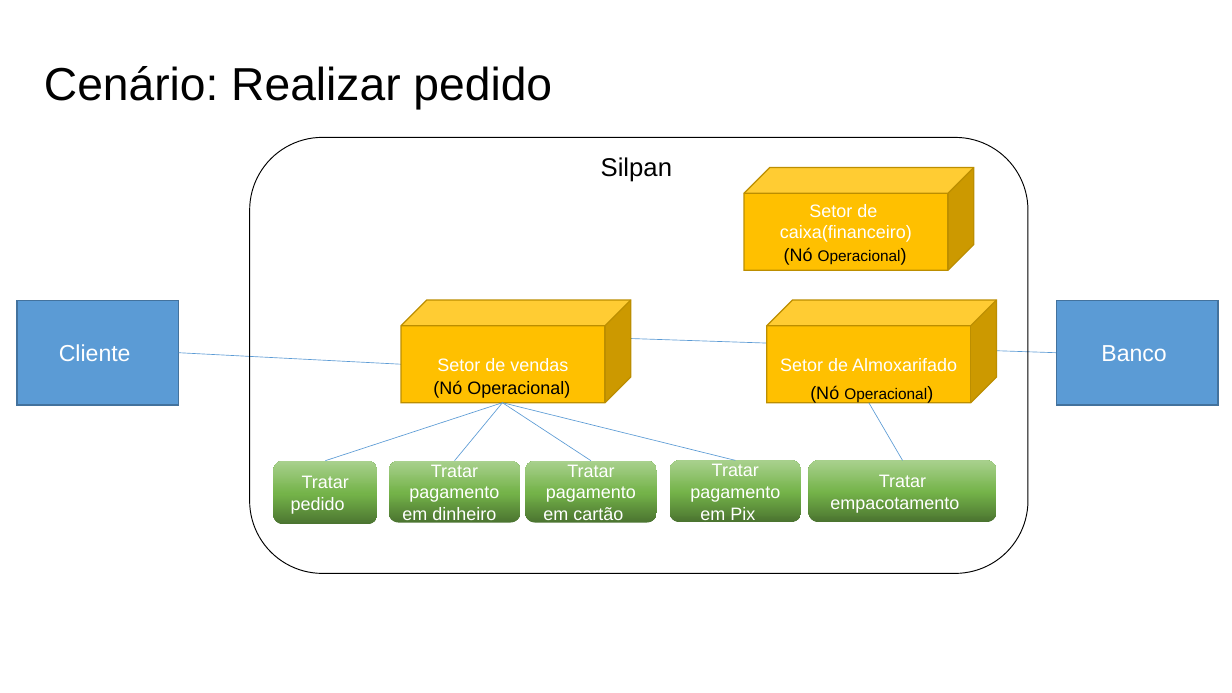
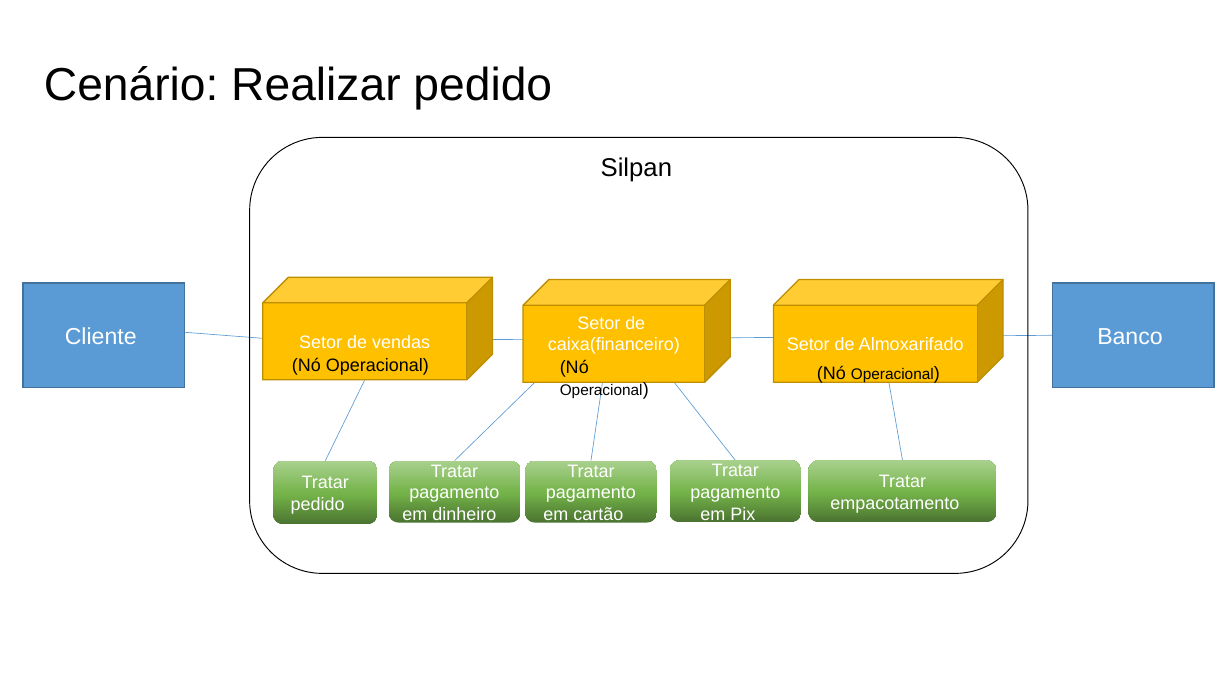
Before and after one commit to Systematicos/FindingApp, a slide deck: slide 4 of Documentation/15._Arquitetura_de_Negócio_para_cada_Cenário.pptx. Drawn at 1232x693 pixels with LibreOffice and Linux fonts; fonts in the diff are those of the drawing. Boxes give left, top, right and bottom in pixels: in the first picture for what was removed or moved away, otherwise in the second. Text is boxed around its words. In the diff, an @@ line names an element or a change of style, - is before the commit and + after.

```diff
--- a/Documentation/15._Arquitetura_de_Negócio_para_cada_Cenário.pptx
+++ b/Documentation/15._Arquitetura_de_Negócio_para_cada_Cenário.pptx
@@ rectangle "Cliente" moved from (x1=18, y1=300, x2=179, y2=405) to (x1=23, y1=283, x2=185, y2=387) @@
@@ cube "Setor de vendas" moved from (x1=401, y1=300, x2=631, y2=403) to (x1=262, y1=277, x2=493, y2=380) @@
@@ cube "Setor de caixa(financeiro)" resized from (x1=744, y1=167, x2=974, y2=270) to (x1=523, y1=280, x2=730, y2=383) @@
@@ cube "Setor de Almoxarifado" moved from (x1=767, y1=300, x2=997, y2=403) to (x1=774, y1=280, x2=1004, y2=383) @@
@@ rectangle "Banco" moved from (x1=1056, y1=300, x2=1218, y2=405) to (x1=1053, y1=283, x2=1214, y2=387) @@
@@ line moved from (503, 403) - (592, 461) to (614, 305) - (455, 461) @@
@@ line added from (614, 305) to (592, 461), #5B9BD5 0.5 pt @@
@@ line moved from (503, 403) - (736, 460) to (614, 305) - (736, 460) @@
@@ line moved from (869, 403) - (903, 460) to (875, 305) - (903, 460) @@
@@ line moved from (178, 353) - (401, 364) to (185, 333) - (262, 338) @@
@@ line moved from (631, 338) - (1056, 353) to (1053, 335) - (262, 341) @@
@@ text "(Nó Operacional)" moved from (x1=433, y1=380, x2=570, y2=398) to (x1=292, y1=357, x2=429, y2=375) @@
@@ text "(Nó Operacional)" rewrapped from (x1=784, y1=247, x2=901, y2=265) to (x1=560, y1=359, x2=643, y2=398) @@
@@ text "(Nó Operacional)" moved from (x1=810, y1=385, x2=927, y2=403) to (x1=817, y1=365, x2=934, y2=383) @@
@@ line moved from (503, 403) - (455, 461) to (365, 380) - (325, 461) @@
@@ line removed from (503, 403) to (325, 461) @@
```
Also in this commit, not shown: 3 other slides changed, 1 other file.
